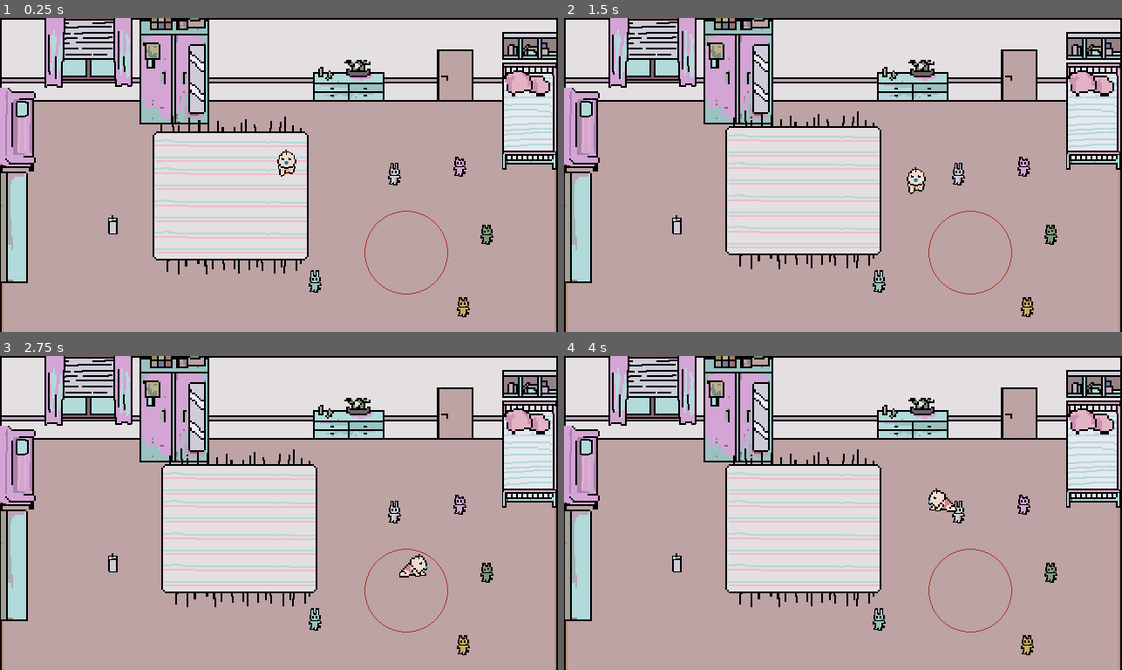
Above: before the commit, frames 1-4 (two rows, left to right).
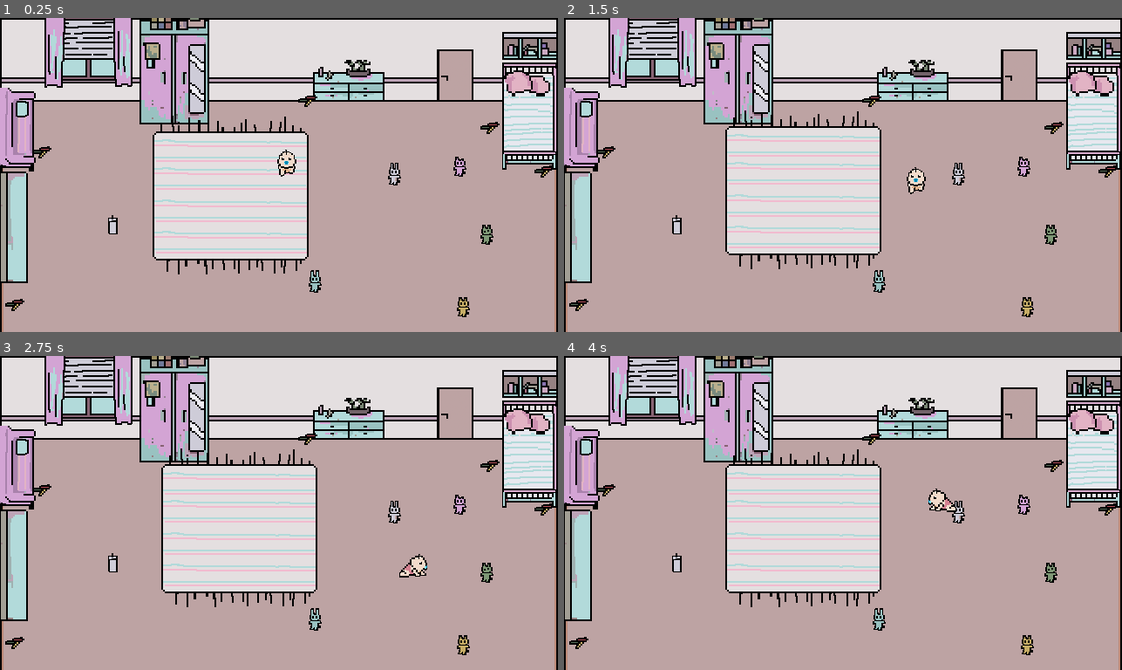
Above: after the commit, the same moments.

Repository: tucson0911/satanic-baby
Game: Godot game, scene res://scenes/main/main.tscn
The game is run twice, just before and just after one commit, with the same random seed, the same clock (stepped at 60 frames per second) and the same inputs.
Inputs:
- Up to frame 1 (0.25 s): no input
- Up to frame 2 (1.5 s): tap Enter at 0.5 s; hold D (move_right) 0.53-1.28 s; hold E (interact) 0.53-1.28 s; hold S (move_down) from 1.28 s (still down); tap E (interact) at 1.35 s
- Up to frame 3 (2.75 s): release S (move_down) at 2.03 s; hold D (move_right) from 2.03 s (still down); hold E (interact) from 2.03 s (still down)
- Up to frame 4 (4 s): release D (move_right) at 2.78 s; release E (interact) at 2.78 s; hold W (move_up) 2.78-3.53 s; tap E (interact) at 2.85 s; hold A (move_left) from 3.53 s (still down); hold E (interact) from 3.53 s (still down)

The runs differ from the first frame. In frame 1, 0.4% of the frame differs, in the area x 0-99%, y 24-94%; in frame 2, 0.4%; in frame 3, 0.4%; in frame 4, 0.4%.

Commit message:
Added crayons and fixed the phase order

Diff:
--- a/scenes/main/main.tscn
+++ b/scenes/main/main.tscn
@@ -10,6 +10,8 @@
 [ext_resource type="Texture2D" uid="uid://b2l3buoa8scw6" path="res://assets/objects/carpet1.png" id="5_yyfjg"]
 [ext_resource type="Texture2D" uid="uid://cgayh2gll1ahf" path="res://assets/objects/candle1.png" id="6_hujxm"]
 [ext_resource type="Texture2D" uid="uid://dyitqoyk2jsl0" path="res://assets/objects/candle2.png" id="7_yyfjg"]
+[ext_resource type="Script" uid="uid://bkb8wp2dtf26n" path="res://scripts/ritual/objects/Crayon.gd" id="8_37hlw"]
+[ext_resource type="Texture2D" uid="uid://vwdhae5802jh" path="res://assets/objects/crayons.png" id="9_6llfj"]
 [ext_resource type="PackedScene" uid="uid://bcw5v3cd0jtvc" path="res://scenes/items/TeddyBear.tscn" id="9_b1x3f"]
 [ext_resource type="Script" uid="uid://3cuy3dka57y5" path="res://scripts/systems/GameManager.gd" id="11_ouso4"]
 [ext_resource type="Texture2D" uid="uid://ti7xwyd8hyvi" path="res://assets/objects/plushblue1.png" id="11_raeie"]
@@ -365,6 +367,8 @@
 [sub_resource type="RectangleShape2D" id="RectangleShape2D_iuonh"]
 size = Vector2(189, 189)
 
+[sub_resource type="RectangleShape2D" id="RectangleShape2D_gg8fr"]
+
 [sub_resource type="RectangleShape2D" id="RectangleShape2D_k2fmo"]
 size = Vector2(19.74707, 23)
 
@@ -429,6 +433,61 @@
 [node name="Sprite2D2" type="Sprite2D" parent="Carpet" unique_id=1663101793]
 texture = ExtResource("5_yyfjg")
 
+[node name="Crayon" type="Area2D" parent="." unique_id=845536349 node_paths=PackedStringArray("game_manager")]
+position = Vector2(562, 125)
+script = ExtResource("8_37hlw")
+game_manager = NodePath("../Systems/GameManager")
+
+[node name="Sprite2D" type="Sprite2D" parent="Crayon" unique_id=909071312]
+texture = ExtResource("9_6llfj")
+
+[node name="CollisionShape2D" type="CollisionShape2D" parent="Crayon" unique_id=448891413]
+shape = SubResource("RectangleShape2D_gg8fr")
+
+[node name="Crayon2" type="Area2D" parent="." unique_id=1097970490 node_paths=PackedStringArray("game_manager")]
+position = Vector2(353, 94)
+script = ExtResource("8_37hlw")
+game_manager = NodePath("../Systems/GameManager")
+
+[node name="Sprite2D" type="Sprite2D" parent="Crayon2" unique_id=1444437029]
+texture = ExtResource("9_6llfj")
+
+[node name="CollisionShape2D" type="CollisionShape2D" parent="Crayon2" unique_id=270202372]
+shape = SubResource("RectangleShape2D_gg8fr")
+
+[node name="Crayon3" type="Area2D" parent="." unique_id=982335145 node_paths=PackedStringArray("game_manager")]
+position = Vector2(48, 153)
+script = ExtResource("8_37hlw")
+game_manager = NodePath("../Systems/GameManager")
+
+[node name="Sprite2D" type="Sprite2D" parent="Crayon3" unique_id=1132877457]
+texture = ExtResource("9_6llfj")
+
+[node name="CollisionShape2D" type="CollisionShape2D" parent="Crayon3" unique_id=1275884822]
+shape = SubResource("RectangleShape2D_gg8fr")
+
+[node name="Crayon4" type="Area2D" parent="." unique_id=434966259 node_paths=PackedStringArray("game_manager")]
+position = Vector2(17, 328)
+script = ExtResource("8_37hlw")
+game_manager = NodePath("../Systems/GameManager")
+
+[node name="Sprite2D" type="Sprite2D" parent="Crayon4" unique_id=1394924890]
+texture = ExtResource("9_6llfj")
+
+[node name="CollisionShape2D" type="CollisionShape2D" parent="Crayon4" unique_id=1271111098]
+shape = SubResource("RectangleShape2D_gg8fr")
+
+[node name="Crayon5" type="Area2D" parent="." unique_id=529570614 node_paths=PackedStringArray("game_manager")]
+position = Vector2(624, 175)
+script = ExtResource("8_37hlw")
+game_manager = NodePath("../Systems/GameManager")
+
+[node name="Sprite2D" type="Sprite2D" parent="Crayon5" unique_id=1873837758]
+texture = ExtResource("9_6llfj")
+
+[node name="CollisionShape2D" type="CollisionShape2D" parent="Crayon5" unique_id=676467996]
+shape = SubResource("RectangleShape2D_gg8fr")
+
 [node name="Candle" type="Area2D" parent="." unique_id=1298955212]
 z_index = 25
 position = Vector2(130, 237)
--- /dev/null
+++ b/scripts/ritual/objects/Crayon.gd
@@ -0,0 +1,24 @@
+extends Interactable
+
+@export var game_manager: GameManager
+
+var collected: bool = false
+
+
+func interact_pressed(_player: CharacterBody2D) -> void:
+	if collected:
+		return
+
+	if not game_manager:
+		return
+
+	if game_manager.current_phase != GameManager.Phase.CRAYONS:
+		return
+
+	collected = true
+
+	game_manager.add_crayon()
+
+	print("Crayon collected!")
+
+	queue_free()
--- a/scripts/ritual/objects/Pentagram.gd
+++ b/scripts/ritual/objects/Pentagram.gd
@@ -3,7 +3,10 @@
 @export var draw_time: float = 2.0
 @export var game_manager: GameManager
 
+
 @onready var sprite: AnimatedSprite2D = $AnimatedSprite2D
+@onready var collision_shape: CollisionShape2D = $CollisionShape2D
+
 
 var draw_progress: float = 0.0
 var is_drawing: bool = false
@@ -12,14 +15,34 @@
 func _ready() -> void:
 	sprite.animation = "progress"
 	sprite.frame = 0
+	sprite.visible = false
+	# Don't allow interaction before all crayons are collected.
+	collision_shape.disabled = true
 
+	if game_manager:
+		game_manager.crayon_collected.connect(_on_crayon_collected)
+
+
+func _on_crayon_collected(current: int, total: int) -> void:
+	if current < total:
+		return
+
+	collision_shape.set_deferred("disabled", false)
+
+	print("All crayons collected - ritual area enabled")
 
 func interact_pressed(_player: CharacterBody2D) -> void:
 	if not can_draw():
 		return
 
 	is_drawing = true
-	print("Started drawing pentagram")
+	draw_progress = 0.0
+
+	if game_manager.current_phase == GameManager.Phase.CRAYONS:
+		print("Started drawing outer circle")
+
+	elif game_manager.current_phase == GameManager.Phase.PENTAGRAM:
+		print("Started drawing pentagram line")
 
 
 func interact_held(_player: CharacterBody2D, delta: float) -> void:
@@ -35,7 +58,7 @@
 	print("Drawing: ", snapped(draw_progress, 0.1), "/", draw_time)
 
 	if draw_progress >= draw_time:
-		complete_segment()
+		complete_current_drawing()
 
 
 func interact_released(_player: CharacterBody2D) -> void:
@@ -47,16 +70,44 @@
 	if not game_manager:
 		return false
 
-	if game_manager.current_phase != GameManager.Phase.PENTAGRAM:
-		return false
+	# PHASE 1
+	if game_manager.current_phase == GameManager.Phase.CRAYONS:
 
-	if game_manager.pentagram_segments >= game_manager.total_pentagram_segments:
-		return false
+		if game_manager.is_circle_completed:
+			return false
 
-	if not game_manager.has_drawing_material():
-		return false
+		return game_manager.has_all_crayons()
 
-	return true
+	# PHASE 2
+	if game_manager.current_phase == GameManager.Phase.PENTAGRAM:
+
+		if (
+			game_manager.pentagram_segments
+			>= game_manager.total_pentagram_segments
+		):
+			return false
+
+		return game_manager.has_drawing_material()
+
+	return false
+
+
+func complete_current_drawing() -> void:
+	if game_manager.current_phase == GameManager.Phase.CRAYONS:
+		complete_circle()
+
+	elif game_manager.current_phase == GameManager.Phase.PENTAGRAM:
+		complete_segment()
+
+	draw_progress = 0.0
+	is_drawing = false
+
+
+func complete_circle() -> void:
+	sprite.visible = true
+	sprite.frame = 0
+
+	game_manager.complete_circle()
 
 
 func complete_segment() -> void:
--- a/scripts/systems/GameManager.gd
+++ b/scripts/systems/GameManager.gd
@@ -3,6 +3,7 @@
 
 
 enum Phase {
+	CRAYONS,
 	PENTAGRAM,
 	CANDLES,
 	LIGHTING,
@@ -14,17 +15,75 @@
 signal suspicion_changed(new_level: int)
 signal pentagram_progress_changed(current: int, total: int)
 signal first_pentagram_segment_drawn
+signal circle_completed
+signal crayon_collected(current: int, total: int)
+
+@export var total_pentagram_segments: int = 5
+@export var total_crayons: int = 5
+
+var current_phase: Phase = Phase.CRAYONS
+var suspicion: int = 0
+# Phase 1
+var crayons_collected: int = 0
+var is_circle_completed: bool = false
+var first_parent_visit_completed: bool = false
+const TOTAL_CRAYONS := 5
+
+# Phase 2
+var drawing_materials: int = 0
+var pentagram_segments: int = 0
+
+# Later phases
+var candles_placed: int = 0
+var candles_lit: int = 0
 
 
-@export var total_pentagram_segments: int = 5
 
-var current_phase: Phase = Phase.PENTAGRAM
-var suspicion: int = 0
-var pentagram_segments: int = 0
-var candles_placed: int = 0
-var candles_lit: int = 0
-var drawing_materials: int = 0
+func add_crayon() -> void:
+	if current_phase != Phase.CRAYONS:
+		return
 
+	if crayons_collected >= total_crayons:
+		return
+
+	crayons_collected += 1
+
+	crayon_collected.emit(
+		crayons_collected,
+		total_crayons
+	)
+
+	print(
+		"Crayons: ",
+		crayons_collected,
+		"/",
+		total_crayons
+	)
+
+func has_all_crayons() -> bool:
+	return crayons_collected >= TOTAL_CRAYONS
+
+func complete_circle() -> void:
+	if current_phase != Phase.CRAYONS:
+		return
+
+	if not has_all_crayons():
+		return
+
+	if is_circle_completed:
+		return
+
+	is_circle_completed = true
+
+	print("Outer circle completed!")
+
+	circle_completed.emit()
+
+func complete_first_parent_visit() -> void:
+	first_parent_visit_completed = true
+
+	if is_circle_completed:
+		change_phase(Phase.PENTAGRAM)
 
 func add_pentagram_segment() -> void:
 	if current_phase != Phase.PENTAGRAM:
--- a/scripts/systems/ParentSystem.gd
+++ b/scripts/systems/ParentSystem.gd
@@ -14,20 +14,17 @@
 
 func _ready() -> void:
 	if game_manager:
-		game_manager.first_pentagram_segment_drawn.connect(
-			_on_first_pentagram_segment_drawn
+		game_manager.circle_completed.connect(
+			_on_circle_completed
 		)
 
 
-func _on_first_pentagram_segment_drawn() -> void:
-	if first_visit_started:
-		return
-
-	first_visit_started = true
-
+func _on_circle_completed() -> void:
 	print("Parent will check in 10 seconds!")
 
-	await get_tree().create_timer(first_visit_delay).timeout
+	await get_tree().create_timer(
+		first_visit_delay
+	).timeout
 
 	parent_visit()
 
@@ -46,7 +43,7 @@
 		door.close_door()
 
 	print("PARENT LEAVES ROOM")
-
+	game_manager.complete_first_parent_visit()
 
 func inspect_room() -> void:
 	if carpet and carpet.is_covering_pentagram:
Not shown, added: scripts/ritual/objects/Crayon.gd.uid
